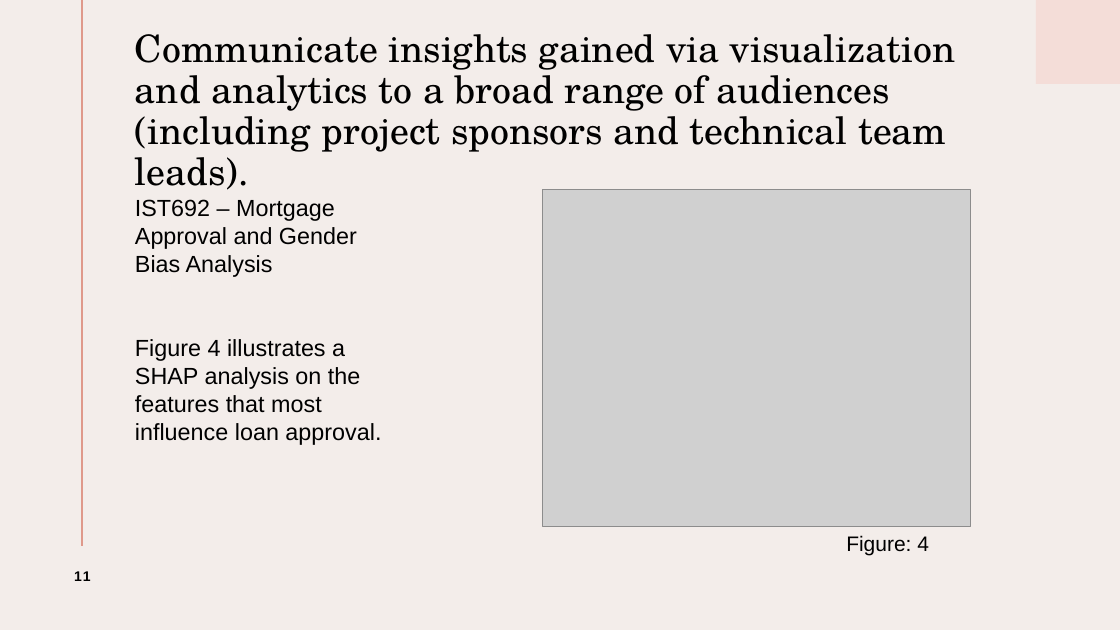
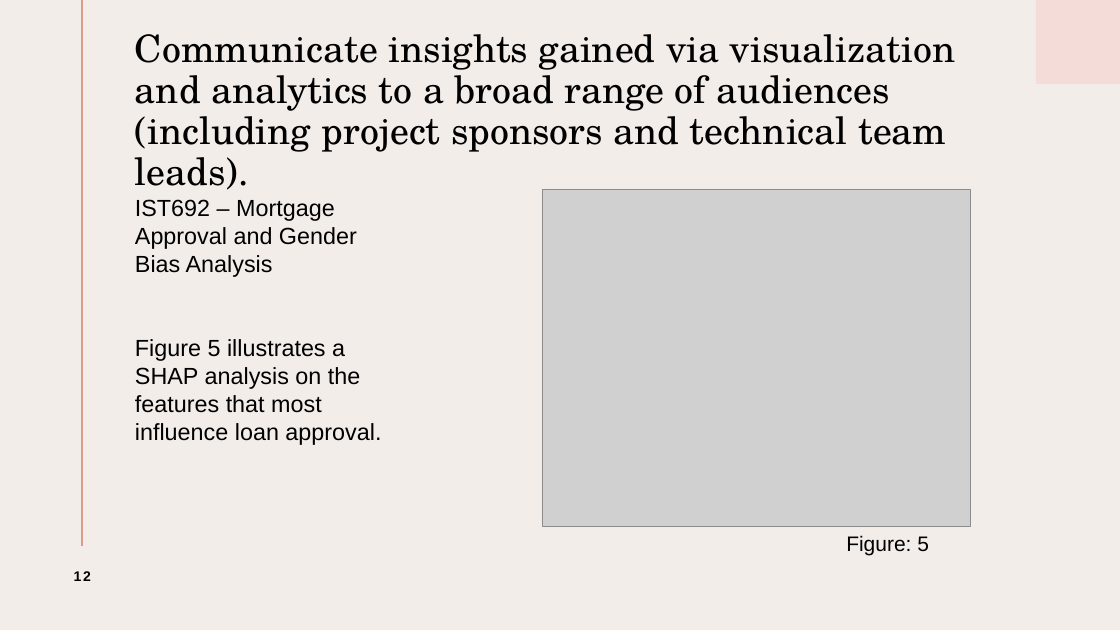
Before and after one commit to mervinmcdougall/ads-portfolio-project, a slide deck: slide 12 of ADS_Potfolio_Reflection_Deck.pptx (slide 11 before the commit). Drawn at 1120x630 pixels with LibreOffice and Linux fonts; fonts in the diff are those of the drawing; grey boxes stand for pictures. Boxes give left, top, right and bottom in pixels: in the first picture for what was removed or moved away, otherwise in the second. Text is boxed around its words. In the diff, an @@ line names an element or a change of style, - is before the commit and + after.

```diff
--- a/ADS_Potfolio_Reflection_Deck.pptx
+++ b/ADS_Potfolio_Reflection_Deck.pptx
@@ text at (135, 339, 381, 445): text changed @@
-Figure 4 illustrates a SHAP analysis on the features that most influence loan approval.
+Figure 5 illustrates a SHAP analysis on the features that most influence loan approval.
@@ text at (846, 535, 929, 555): text changed @@
-Figure: 4
+Figure: 5
@@ page number at (74, 571, 91, 581): text changed @@
-11
+12
```
Also in this commit, not shown: 2 other slides changed, 2 slides added, 1 slide removed, 3 other files.
